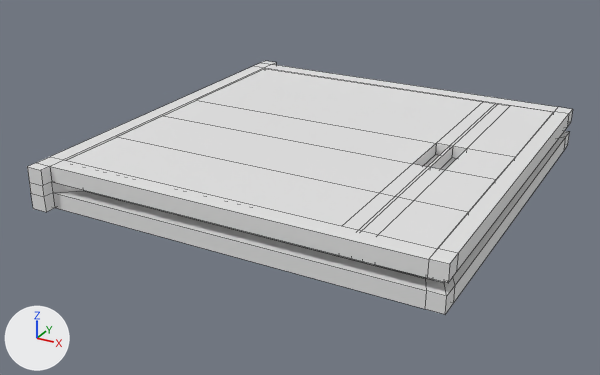
Before and after pictures for a commit that changed the FBX model Assets/prueba/pruebaMaxNoTocar/Hatch.fbx.
Before and after are seen from a camera (50 mm lens) standing at (2.89, -5.72, 2.5) and looking at (-0.14, -0.21, -0.26). The axes (+X, +Y, +Z) are drawn at lower left. The lights are the same throughout. Mesh edges are drawn as thin lines.

Names of what the first picture shows: 'HatchDoor.Puerta', 'Hatchdoor.Borde'.
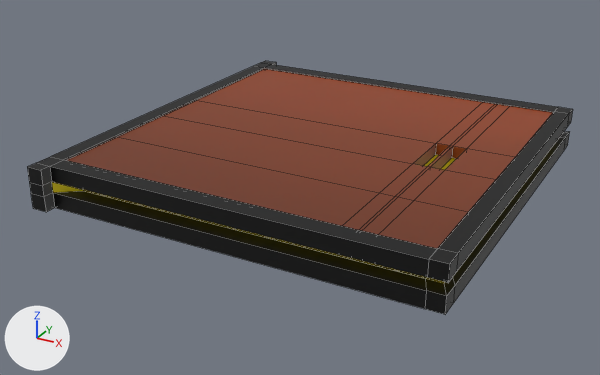
Edits to the bpy script that builds the scene:
```text
Add img_textures_png:
    img_textures_png = load_image('Textures.png', '../../Material/Textures.png', 128, 128, 'sRGB')
Change mat_material:
    remove mat_material.base_color = (0.8, 0.8, 0.8)  # white #e7e7e7
    add mat_material.texture = img_textures_png
Add mat_material_001:
    mat_material_001 = principled_material('Material.001')
    mat_material_001.texture = img_textures_png
Change me_cube:
    where me_cube.from_pydata(...)  # 88 vertices, 88 faces; spans x -1.61..1.61, y -1.7..1.7, z -0.17..0.17
    used by ob_hatchdoor_borde; location = (0.0, 0.0, 0.0)
    me_cube part 2: texture (UV) coordinates of 88 of 88 faces, centred in x -1.61..1.61, y -1.7..1.7, z -0.17..0.17, changed; they spanned u 0.12..0.88, v 0.0..1.0 and now span u 0.8..0.97, v 0.78..0.96
Change me_cube_001:
    where me_cube_001.from_pydata(...)  # 68 vertices, 66 faces; spans x -1.48..1.48, y -1.48..1.48, z -0.1..0.1
    used by ob_hatchdoor_puerta; location = (0.0, 0.0, 0.056)
    me_cube_001 part 1: texture (UV) coordinates of 66 of 66 faces, centred in x -1.48..1.48, y -1.48..1.48, z -0.1..0.1, changed; they spanned u 0.12..0.88, v 0.0..1.0 and now span u 0.28..0.82, v 0.77..0.94
    add me_cube_001.materials.append(mat_material_001)  # picture img_textures_png
```

Location of each change, [x1, y1, x2, y2] in pixels of the pictures (600 x 375 px):
'HatchDoor.Puerta', recoloured, surface changed (white to brown)
    both: [67, 69, 553, 249]
'Hatchdoor.Borde', surface changed (grey to black)
    both: [27, 61, 573, 314]
